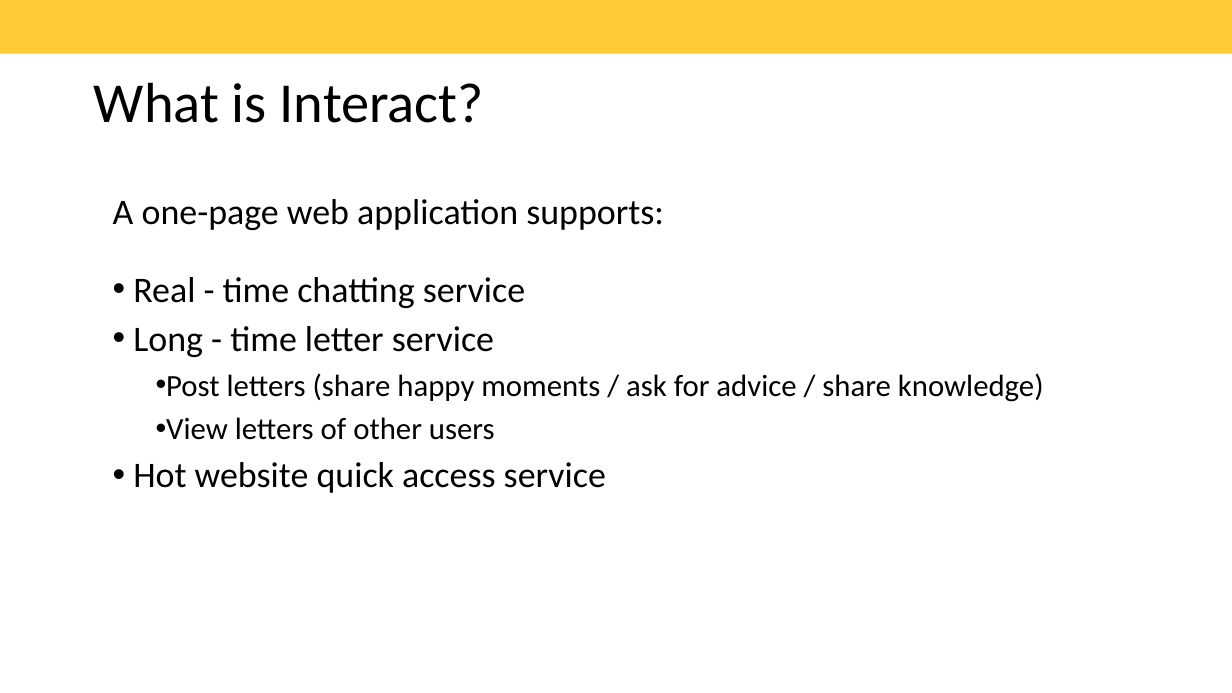
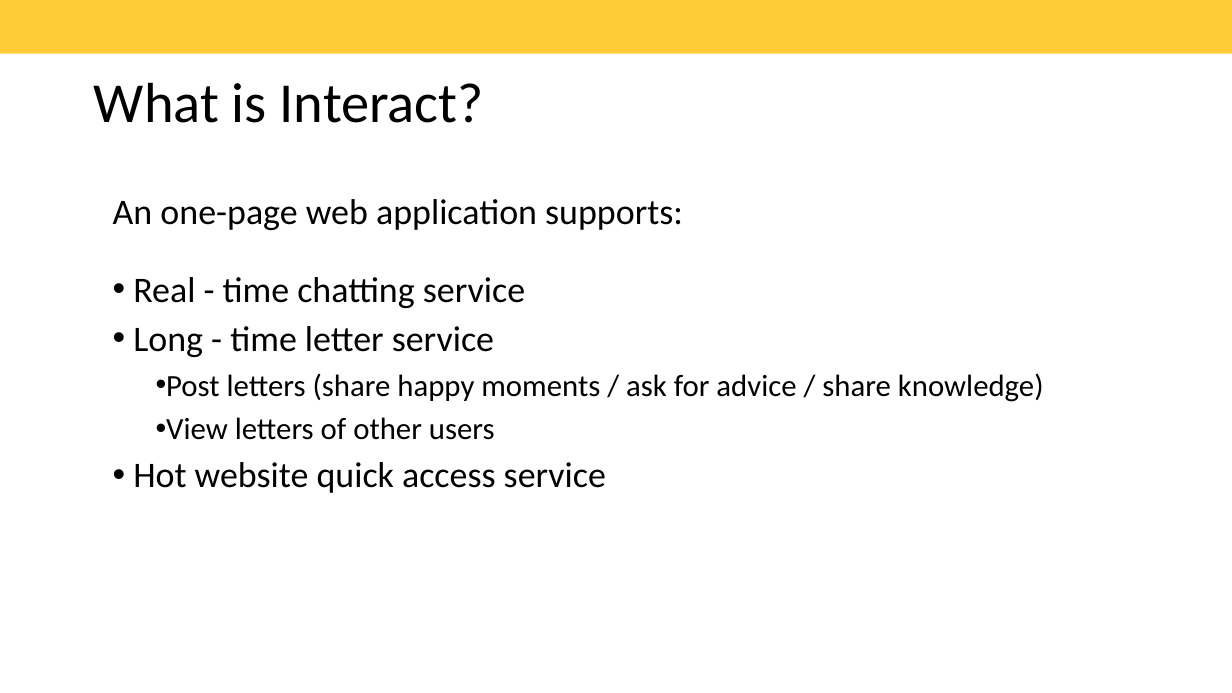
Before and after one commit to veyuanma/ReactJS-NodeJS-Project, a slide deck: slide 2 of React-app demo.pptx. Drawn at 1232x693 pixels with LibreOffice and Linux fonts; fonts in the diff are those of the drawing; background and template pictures are left out. Boxes give left, top, right and bottom in pixels: in the first picture for what was removed or moved away, otherwise in the second. Text is boxed around its words. In the diff, an @@ line names an element or a change of style, - is before the commit and + after.

```diff
--- a/React-app demo.pptx
+++ b/React-app demo.pptx
@@ text at (113,199,683,230): text changed @@
-A one-page web application supports:
+An one-page web application supports:
```
Also in this commit, not shown: 1 other slide changed, 18 other files.
